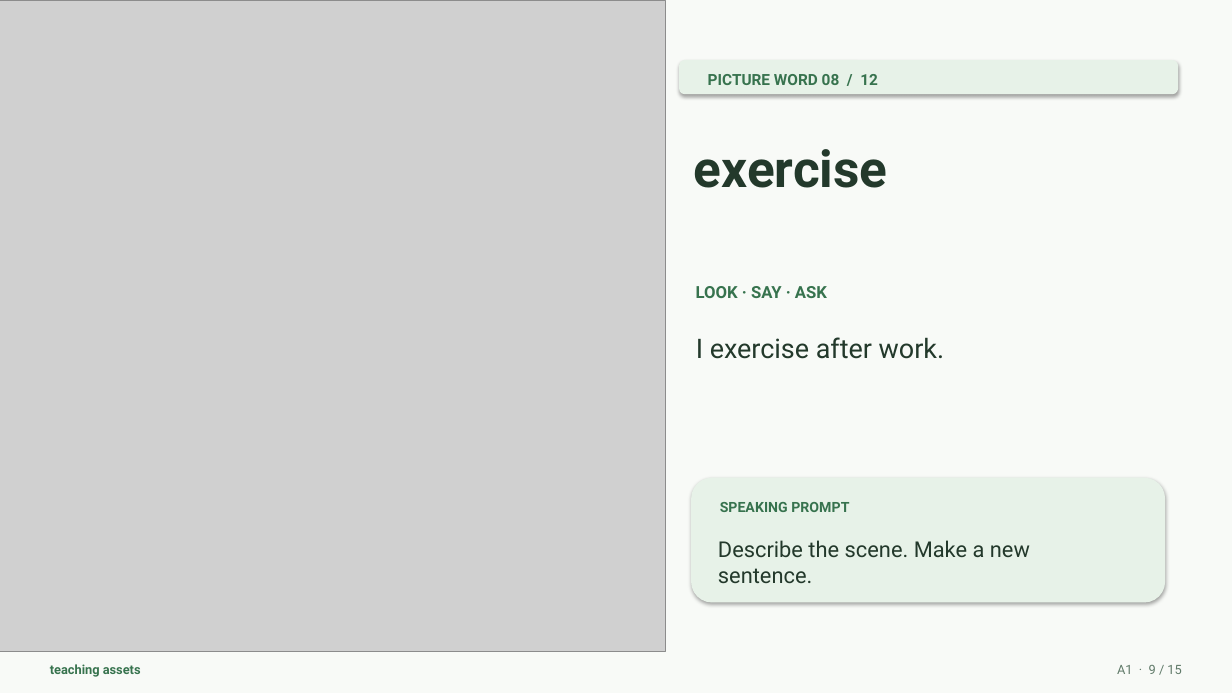
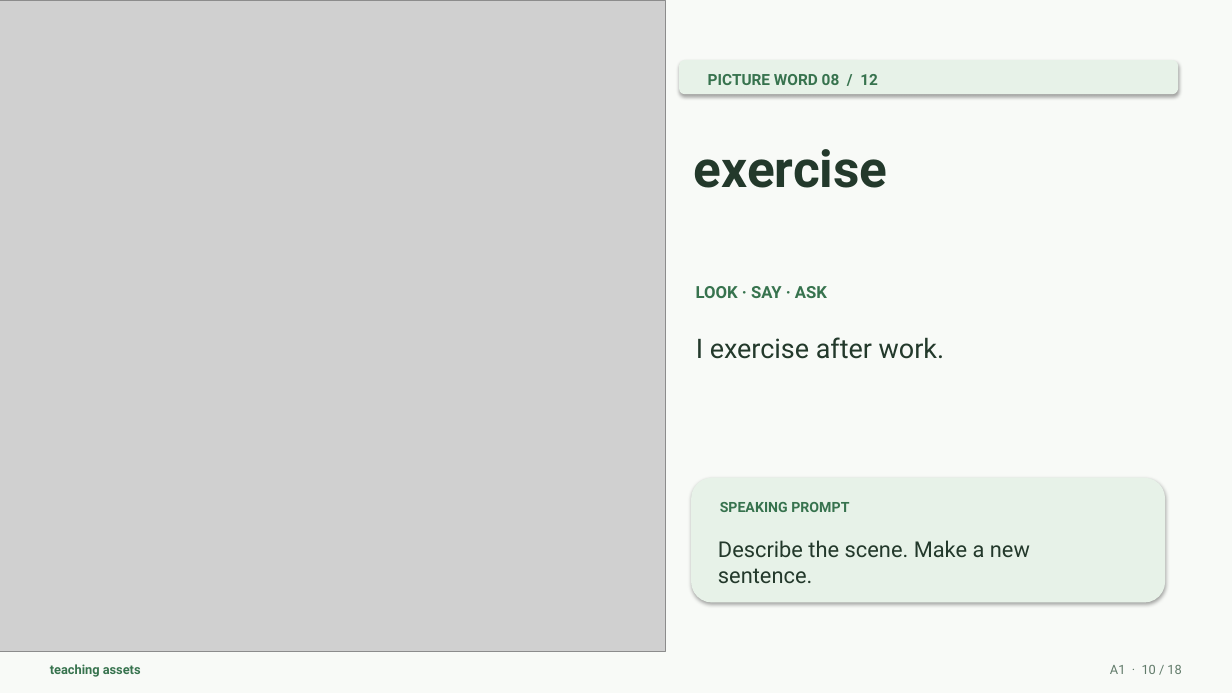
Before and after one commit to orelkrylatiy/teaching-assets, a slide deck: slide 10 of assets/packs/daily-routines/daily-routines-photo-lesson.pptx. Drawn at 1232x693 pixels with LibreOffice and Linux fonts; fonts in the diff are those of the drawing; grey boxes stand for pictures. Boxes give left, top, right and bottom in pixels: in the first picture for what was removed or moved away, otherwise in the second. Text is boxed around its words. In the diff, an @@ line names an element or a change of style, - is before the commit and + after.

```diff
--- a/assets/packs/daily-routines/daily-routines-photo-lesson.pptx
+++ b/assets/packs/daily-routines/daily-routines-photo-lesson.pptx
@@ text at <box>1110,665,1181,674</box>: text changed @@
-A1 · 9 / 15
+A1 · 10 / 18
```
Also in this commit, not shown: 13 other slides changed, 5 other files.
